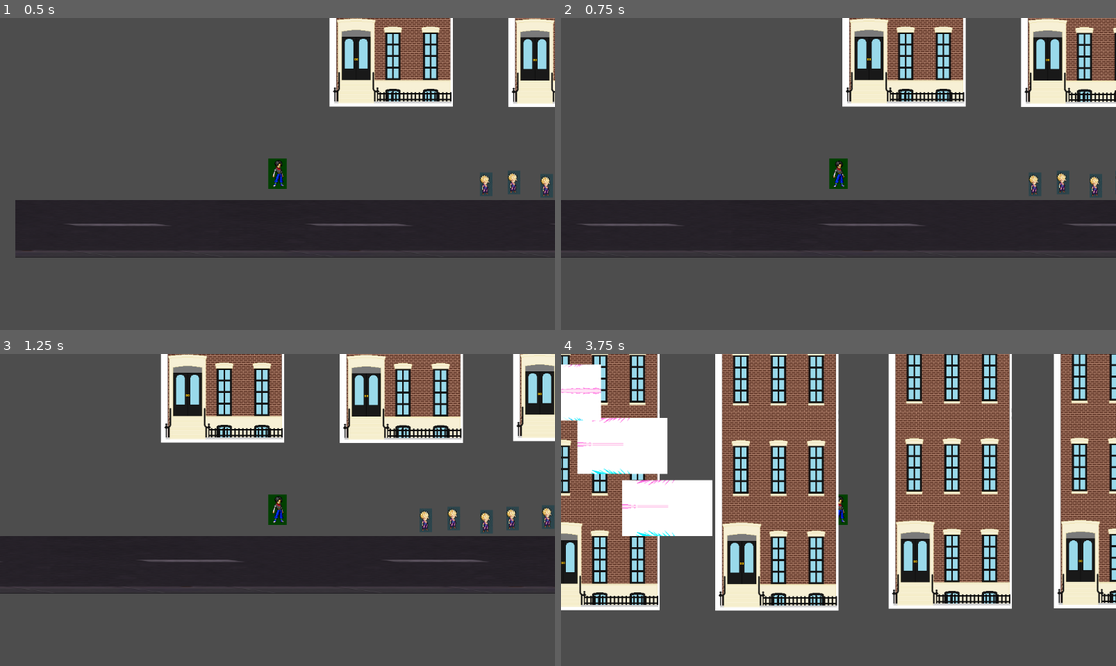
Above: before the commit, frames 1-4 (two rows, left to right).
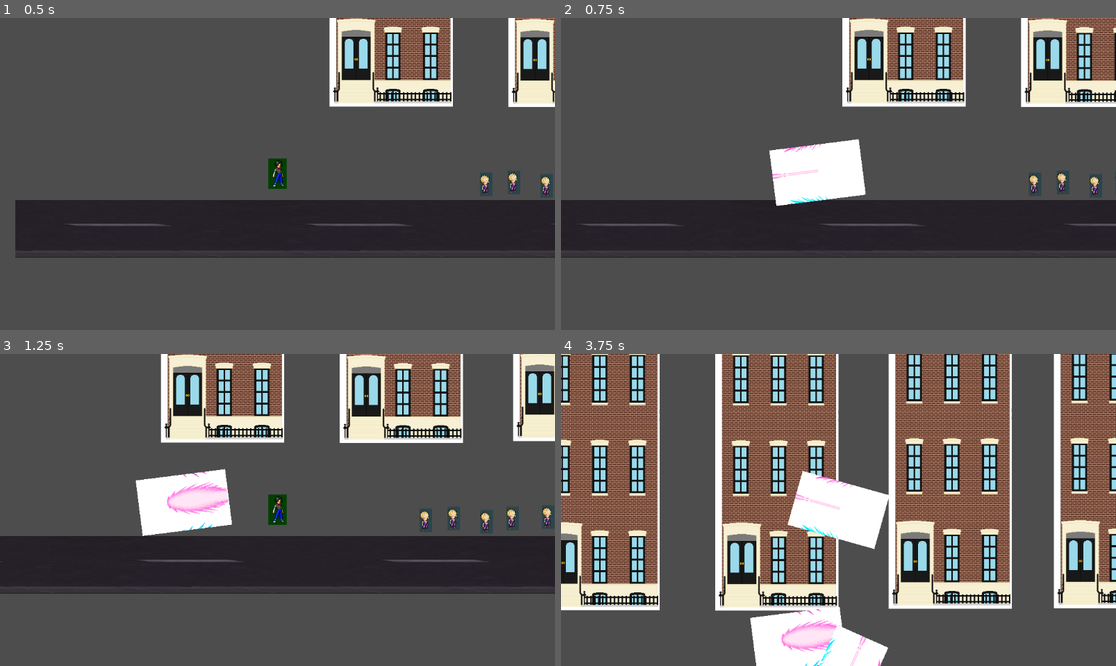
Above: after the commit, the same moments.

Repository: nextgentechteamofficial/Gamedev.js-NGTT--Freiheit-Z
Game: Godot game, scene res://Scenes/city_level.tscn
Same seed, same stepped clock (60 frames per second), same inputs: the game is played once before the commit and once after it.
Inputs (mouse positions are in pixels of both pictures, inside the frame that each line leads up to):
- Up to frame 1 (0.5 s): no input
- Up to frame 2 (0.75 s): move the mouse to (960, 158) at 0.52 s; hold D (Move Right) from 0.53 s (still down); click (960, 158) at 0.6 s
- Up to frame 3 (1.25 s): keep holding D (Move Right)
- Up to frame 4 (3.75 s): move the mouse to (727, 525) at 1.27 s; release D (Move Right) at 1.28 s; hold Down (Move Down) 1.28-2.03 s; click (727, 525) at 1.35 s; move the mouse to (894, 441) at 2.02 s; hold D (Move Right) 2.03-2.78 s; click (894, 441) at 2.1 s; move the mouse to (810, 572) at 2.77 s; hold Up (Move Up) 2.78-3.53 s; click (810, 572) at 2.85 s; move the mouse to (1005, 556) at 3.52 s; hold Left (Move Left ) from 3.53 s (still down); click (1005, 556) at 3.6 s

Frame 1 is identical in both runs. In frame 2, 2.9% of the frame differs, in the area x 37-55%, y 38-61%; in frame 3, 2.9%; in frame 4, 13%, in the area x 0-60%, y 3-100%.

Commit message:
More projhectile code

Diff:
--- a/gamedev.js-freiheit-z/Scenes/freiheit-z.tscn
+++ b/gamedev.js-freiheit-z/Scenes/freiheit-z.tscn
@@ -1,6 +1,6 @@
 [gd_scene format=3 uid="uid://nrc57ehe7ch1"]
 
-[ext_resource type="Script" uid="uid://deukd8shjw1jh" path="res://Scenes/freiheit_z.gd" id="1_h0cnq"]
+[ext_resource type="Script" uid="uid://deukd8shjw1jh" path="res://Scripts/freiheit_z.gd" id="1_h0cnq"]
 [ext_resource type="Texture2D" uid="uid://4bw6cdxp1rvi" path="res://Assets/Placeholder Sprite Sheet.png" id="1_wwnfe"]
 
 [sub_resource type="AtlasTexture" id="AtlasTexture_h0cnq"]
@@ -43,14 +43,14 @@
 radius = 4.0
 height = 56.0
 
-[node name="Freiheit-Z" type="CharacterBody2D" unique_id=800076182]
+[node name="Freiheit-Z" type="CharacterBody2D" unique_id=800076182 groups=["Player"]]
 script = ExtResource("1_h0cnq")
 
 [node name="AnimatedSprite2D" type="AnimatedSprite2D" parent="." unique_id=654517139]
 sprite_frames = SubResource("SpriteFrames_06l37")
 autoplay = "default"
 
-[node name="CollisionShape2D" type="CollisionShape2D" parent="." unique_id=1320281910]
+[node name="CollisionShape2D" type="CollisionShape2D" parent="." unique_id=1320281910 groups=["Player"]]
 shape = SubResource("CapsuleShape2D_savud")
 
 [node name="Camera2D" type="Camera2D" parent="." unique_id=1051708707]
--- a/gamedev.js-freiheit-z/Scenes/projectile.tscn
+++ b/gamedev.js-freiheit-z/Scenes/projectile.tscn
@@ -1,5 +1,6 @@
 [gd_scene format=3 uid="uid://dbnijstff0fso"]
 
+[ext_resource type="Script" uid="uid://voj7h33wpehu" path="res://Scripts/projectile.gd" id="1_k1cl8"]
 [ext_resource type="Texture2D" uid="uid://c33g01g07ka40" path="res://Assets/dblzocq-9f2a9cf8-7e55-4b56-9a05-ca99f2cf08cf.png" id="1_lal66"]
 
 [sub_resource type="AtlasTexture" id="AtlasTexture_k1cl8"]
@@ -34,7 +35,12 @@
 "texture": SubResource("AtlasTexture_ds7j7")
 }],
 "loop": true,
-"name": &"default",
+"name": &"Projectile",
+"speed": 5.0
+}, {
+"frames": [],
+"loop": true,
+"name": &"new_animation",
 "speed": 5.0
 }]
 
@@ -42,13 +48,19 @@
 radius = 21.0
 height = 120.0
 
-[node name="Projectile" type="Area2D" unique_id=185864183]
+[node name="Projectile" type="Area2D" unique_id=1749481696]
+script = ExtResource("1_k1cl8")
 
 [node name="AnimatedSprite2D" type="AnimatedSprite2D" parent="." unique_id=325098599]
 sprite_frames = SubResource("SpriteFrames_5i1ty")
-autoplay = "default"
-frame_progress = 0.511299
+animation = &"new_animation"
+autoplay = "Projectile"
 
 [node name="CollisionShape2D" type="CollisionShape2D" parent="." unique_id=1197634961]
 rotation = 1.5707964
 shape = SubResource("CapsuleShape2D_lal66")
+
+[node name="Timer" type="Timer" parent="." unique_id=2062624973]
+
+[connection signal="body_entered" from="." to="." method="_on_body_entered"]
+[connection signal="timeout" from="Timer" to="." method="_on_timer_timeout"]
--- a/gamedev.js-freiheit-z/Scenes/freiheit_z.gd
+++ b/gamedev.js-freiheit-z/Scripts/freiheit_z.gd
@@ -1,6 +1,6 @@
 extends CharacterBody2D
 
-
+@onready var freiheit_z: CharacterBody2D = $"."
 @export var speed = 500.0
 @export var jump_velocity = -400.0
 @onready var ray_cast_2d: RayCast2D = $RayCast2D
@@ -10,9 +10,22 @@
 func aiming(delta: float) -> void:
 	var mouse_pos = get_local_mouse_position()
 	ray_cast_2d.target_position = mouse_pos
-	var blast := PROJECTILE.instantiate()
-	blast.position = ray_cast_2d.target_position
-	get_parent().add_child(blast)
+	if (is_shooting()):
+		var blast := PROJECTILE.instantiate()
+		var direction = (get_global_mouse_position() - global_position).normalized()
+		blast.position = global_position
+		blast.global_rotation = direction.angle()
+		get_parent().add_child(blast)
+		print(direction.angle())
+
+
+func is_shooting() -> bool:
+	var is_shooting = false
+	if (Input.is_action_just_pressed("Attack")):
+		is_shooting = true
+	else:
+		is_shooting = false
+	return is_shooting
 
 
 
--- /dev/null
+++ b/gamedev.js-freiheit-z/Scripts/projectile.gd
@@ -0,0 +1,43 @@
+extends Area2D
+
+@export var speed = 200
+@onready var collision_shape_2d: CollisionShape2D = $CollisionShape2D
+@export var explosion_scale := 5
+@export var timer_time = 1
+@onready var timer: Timer = $Timer
+
+
+var has_exploded = false
+# Called when the node enters the scene tree for the first time.
+func _ready() -> void:
+	timer.wait_time = timer_time # Replace with function body.
+
+
+# Called every frame. 'delta' is the elapsed time since the previous frame.
+func _process(delta: float) -> void:
+	pass
+
+func _physics_process(delta: float) -> void:
+	if (has_exploded == false):
+		global_position += transform.x * speed * delta
+
+
+
+
+
+func _on_body_entered(body: Node2D) -> void:
+	var scale_factor := Vector2(explosion_scale, explosion_scale)
+	if body.is_in_group("Player"):
+		pass
+	else:
+		if (has_exploded == false):
+			collision_shape_2d.apply_scale(scale_factor)
+			has_exploded = true
+			timer.start()
+
+
+
+
+
+func _on_timer_timeout() -> void:
+	queue_free()# Replace with function body.
--- a/gamedev.js-freiheit-z/project.godot
+++ b/gamedev.js-freiheit-z/project.godot
@@ -14,6 +14,10 @@
 run/main_scene="uid://xbx125y5fd8k"
 config/features=PackedStringArray("4.6", "GL Compatibility")
 config/icon="res://icon.svg"
+
+[global_group]
+
+Player=""
 
 [input]
 
@@ -41,6 +45,11 @@
 , Object(InputEventKey,"resource_local_to_scene":false,"resource_name":"","device":-1,"window_id":0,"alt_pressed":false …(183 unchanged characters)…
 ]
 }
+Attack={
+"deadzone": 0.2,
+"events": [Object(InputEventMouseButton,"resource_local_to_scene":false,"resource_name":"","device":-1,"window_id":0,"alt_pressed":false,"shift_pressed":false,"ctrl_pressed":false,"meta_pressed":false,"button_mask":1,"position":Vector2(288, 5),"global_position":Vector2(297, 53),"factor":1.0,"button_index":1,"canceled":false,"pressed":true,"double_click":false,"script":null)
+]
+}
 
 [physics]
 
Binary file added: gamedev.js-freiheit-z/Assets/explosion-sprite-png-2d-explosion-sprite-sheet-11562854314rscwcspwlm.png
Not shown, added: gamedev.js-freiheit-z/Assets/explosion-sprite-png-2d-explosion-sprite-sheet-11562854314rscwcspwlm.png.import
Renamed: gamedev.js-freiheit-z/Scenes/camera_2d.gd -> gamedev.js-freiheit-z/Scripts/camera_2d.gd
Renamed: gamedev.js-freiheit-z/Scenes/camera_2d.gd.uid -> gamedev.js-freiheit-z/Scripts/camera_2d.gd.uid
Renamed: gamedev.js-freiheit-z/Scenes/civilian.gd -> gamedev.js-freiheit-z/Scripts/civilian.gd
Renamed: gamedev.js-freiheit-z/Scenes/civilian.gd.uid -> gamedev.js-freiheit-z/Scripts/civilian.gd.uid
Renamed: gamedev.js-freiheit-z/Scenes/freiheit_z.gd.uid -> gamedev.js-freiheit-z/Scripts/freiheit_z.gd.uid
Not shown, added: gamedev.js-freiheit-z/Scripts/projectile.gd.uid
